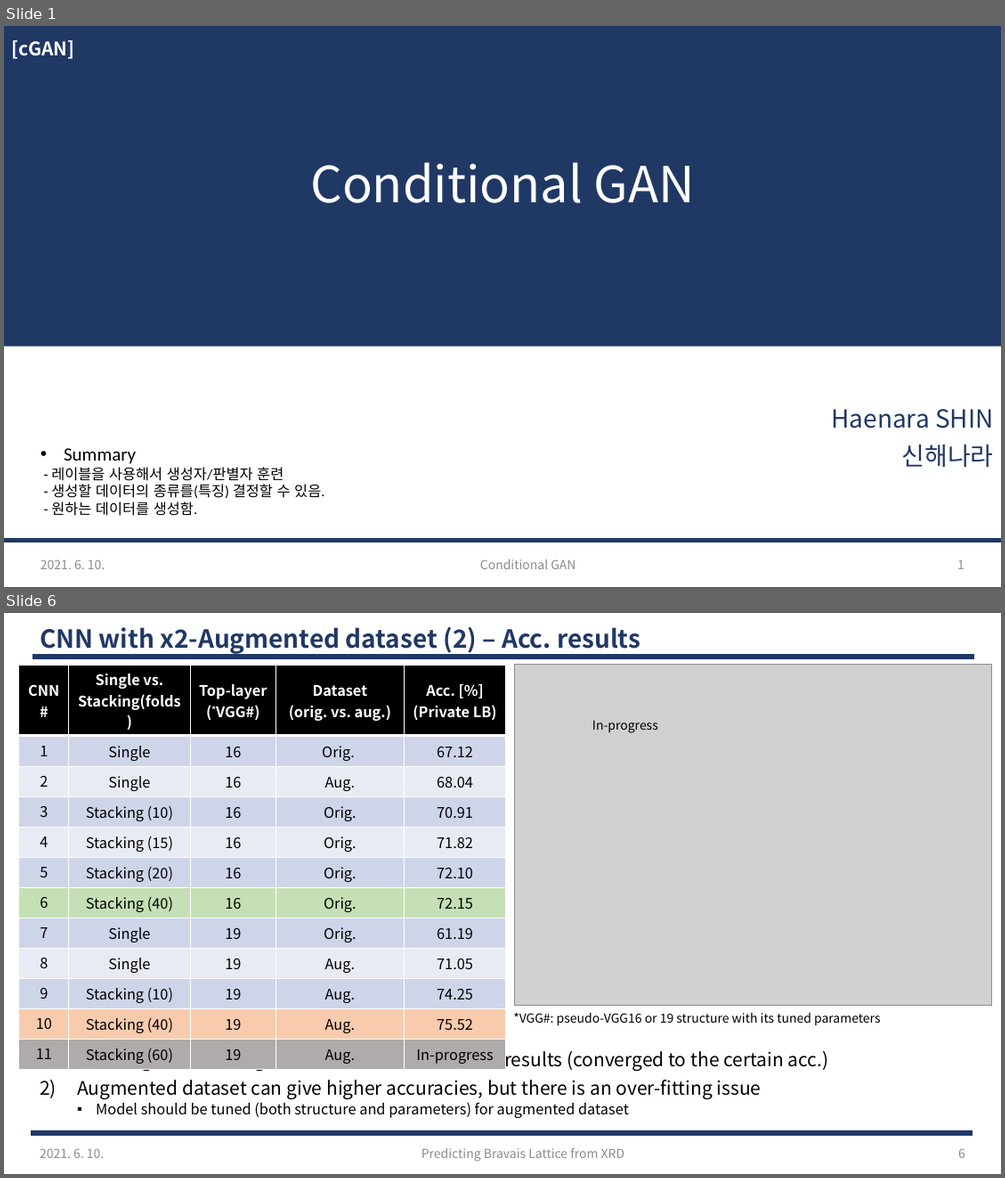
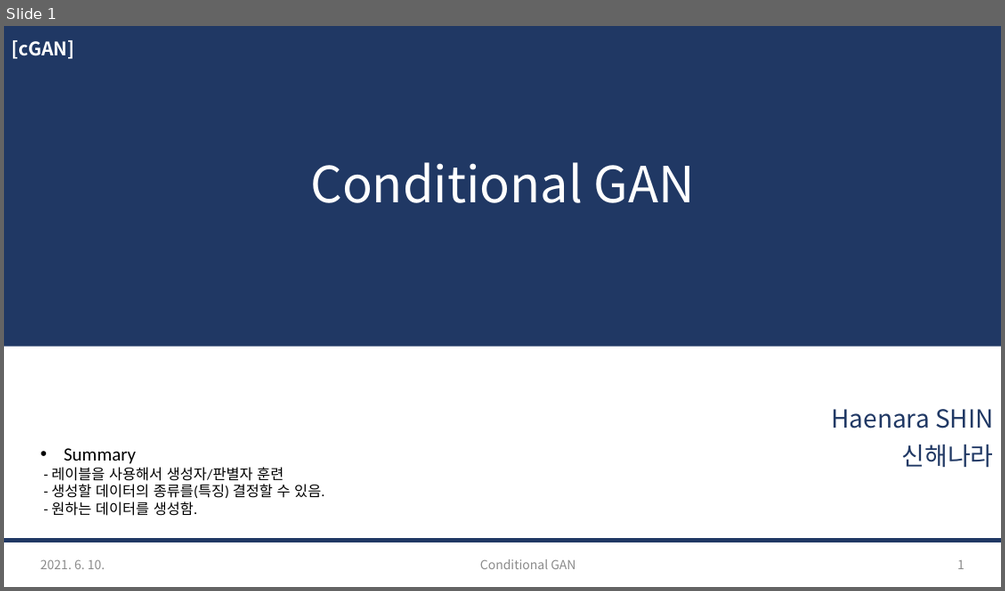
Before and after one commit to haenara-shin/GAN_Project, a slide deck: PPT/Nara/GAN-Project_cGAN_210614.pptx. Shown one above the other, each under a label of ours: slides 1 and 6 before the commit, slide 1 after it; the slides between them are not shown. The pictures are 1005x1178 and 1005x591 pixels, drawn with LibreOffice and Linux fonts; fonts in the diff are those of the drawing; grey boxes stand for pictures. Boxes give left, top, right and bottom in pixels: in the first picture for what was removed or moved away, otherwise in the second. Text is boxed around its words. In the diff, an @@ line names an element or a change of style, - is before the commit and + after.

```diff
--- a/PPT/Nara/GAN-Project_cGAN_210614.pptx
+++ b/PPT/Nara/GAN-Project_cGAN_210614.pptx
@@ slide 6 removed at [4, 613, 1001, 1174], background #FFFFFF @@
@@ title removed at [40, 627, 640, 655] @@
-CNN with x2-Augmented dataset (2) – Acc. results
@@ table removed at [19, 665, 506, 1067], 12 rows, 5 columns @@
-CNN # | Single vs. Stacking(folds) | Top-layer (*VGG#) | Dataset (orig. vs. aug.) | Acc. [%] (Private LB)
-1 | Single | 16 | Orig. | 67.12
-2 | Single | 16 | Aug. | 68.04
-3 | Stacking (10) | 16 | Orig. | 70.91
-4 | Stacking (15) | 16 | Orig. | 71.82
-5 | Stacking (20) | 16 | Orig. | 72.10
-6 | Stacking (40) | 16 | Orig. | 72.15
-7 | Single | 19 | Orig. | 61.19
-8 | Single | 19 | Aug. | 71.05
-9 | Stacking (10) | 19 | Aug. | 74.25
-10 | Stacking (40) | 19 | Aug. | 75.52
-11 | Stacking (60) | 19 | Aug. | In-progress
@@ line removed from (32, 657) to (974, 657) @@
@@ picture removed at [514, 664, 992, 1005] @@
@@ text removed at [592, 720, 658, 733] @@
-In-progress
@@ text removed at [513, 1013, 880, 1026] @@
-*VGG#: pseudo-VGG16 or 19 structure with its tuned parameters
@@ text removed at [77, 1047, 829, 1118] @@
-1) Stacking with the larger n_folds shows the better results (converged to the certain acc.)
-2) Augmented dataset can give higher accuracies, but there is an over-fitting issue
-  ▪ Model should be tuned (both structure and parameters) for augmented dataset
@@ line removed from (31, 1133) to (973, 1133) @@
@@ text removed at [40, 1148, 104, 1158] @@
-2021. 6. 10.
@@ text removed at [421, 1148, 625, 1161] @@
-Predicting Bravais Lattice from XRD
@@ page number removed at [958, 1148, 965, 1158] @@
-6
```
Also in this commit, not shown: 3 slides added, 7 other slides removed, 3 other files.
